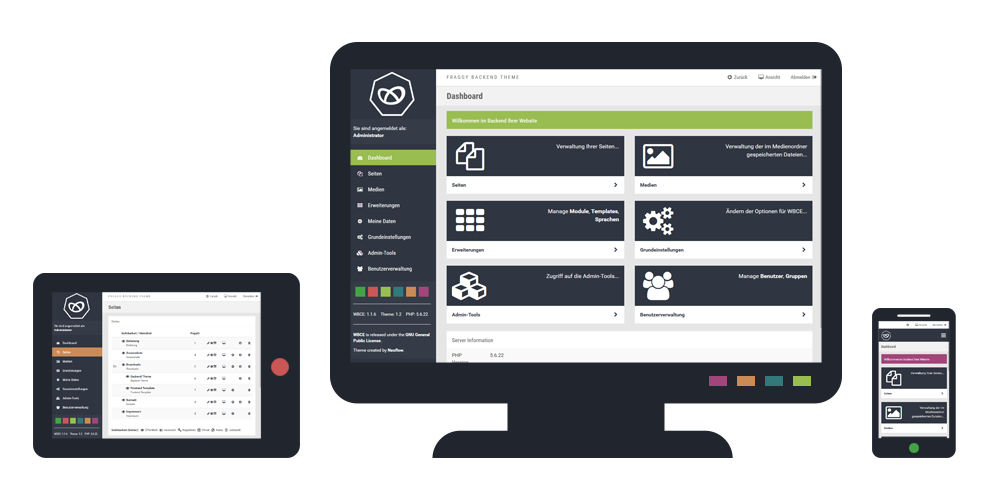
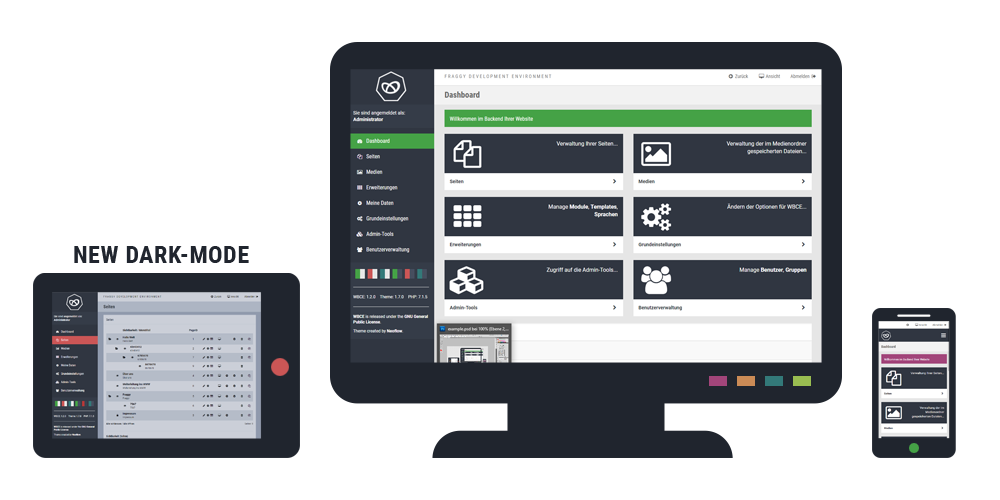
Comparing the layer stacks of the two 1000×500 images. Changes:
added layer "NEW DARK-MODE" above "Phone" over left=74, top=246, right=249, bottom=263
painted on "Screenshot" (2nd of 3, in "Monitor") over left=350, top=69, right=822, bottom=363
painted on "Screenshot" (3rd of 3, in "Tablet") over left=52, top=291, right=261, bottom=439
